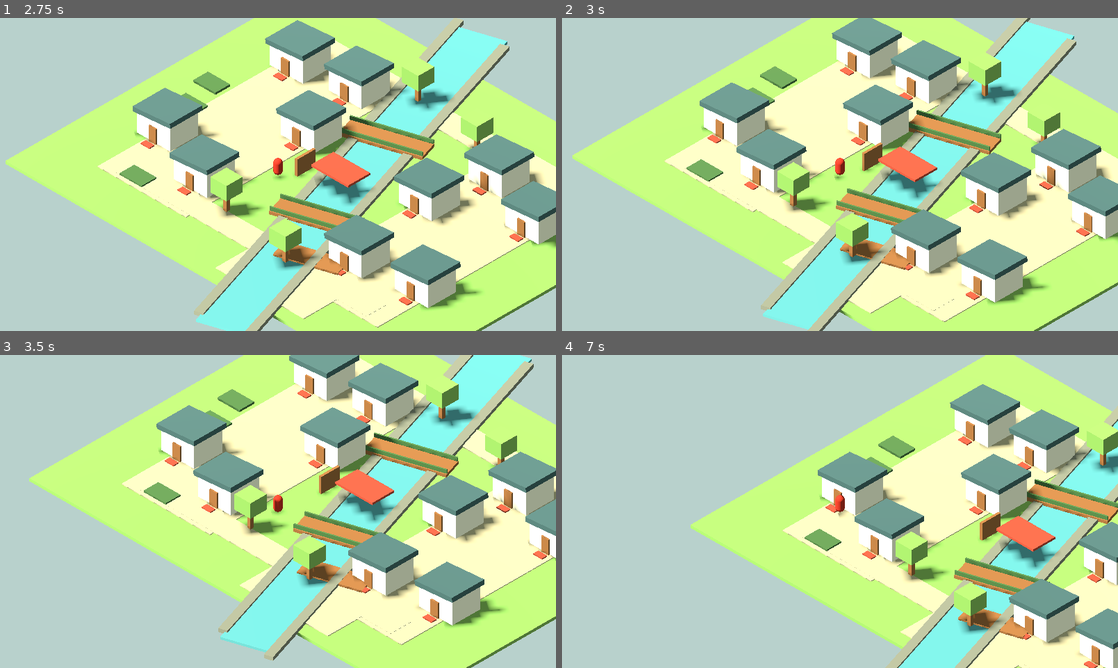
Above: before the commit, frames 1-4 (two rows, left to right).
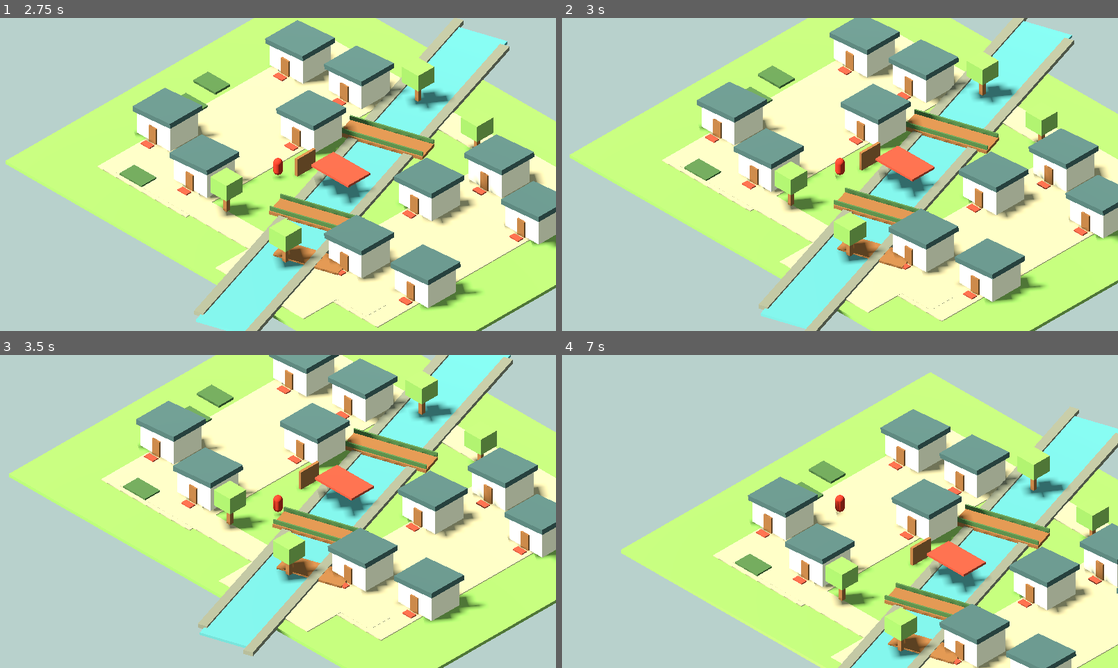
Above: after the commit, the same moments.

Repository: nanzi-dev/tinglan-town
Game: Godot game, scene res://scenes/main.tscn
The game is run twice, just before and just after one commit, with the same random seed, the same clock (stepped at 60 frames per second) and the same inputs.
Inputs (mouse positions are in pixels of both pictures, inside the frame that each line leads up to):
- Up to frame 1 (2.75 s): tap Enter at 0.5 s; move the mouse to (400, 158) at 0.52 s; hold D (move_right) 0.53-1.25 s; tap E (interact) at 0.6 s; click (400, 158) at 0.67 s; drag from (166, 190) to (250, 237) at 1.27 s; move the mouse to (333, 105) at 2.02 s; hold D (move_right) from 2.03 s (still down); hold Shift from 2.03 s (still down)
- Up to frame 2 (3 s): release D (move_right) at 2.75 s; release Shift at 2.75 s; drag from (812, 237) to (673, 127) at 2.77 s
- Up to frame 3 (3.5 s): no input
- Up to frame 4 (7 s): move the mouse to (1006, 558) at 3.52 s; hold A (move_left) 3.53-4.25 s; tap Ctrl at 3.6 s; drag from (673, 464) to (756, 433) at 4.27 s; move the mouse to (867, 511) at 5.02 s; hold S (move_down) 5.03-5.75 s; tap E (interact) at 5.1 s; click (867, 511) at 5.17 s; drag from (756, 433) to (728, 527) at 5.77 s; move the mouse to (962, 495) at 6.52 s; hold W (move_up) from 6.53 s (still down); hold Shift from 6.53 s (still down)

Frame 1 is identical in both runs. In frame 2, 9.4% of the frame differs, in the area x 1-100%, y 0-100%; in frame 3, 40%; in frame 4, 53%, in the area x 10-100%, y 0-100%.

Commit message:
fix: bound navigation slide displacement

Diff:
--- a/scripts/actors/player_controller.gd
+++ b/scripts/actors/player_controller.gd
@@ -3,7 +3,7 @@
 
 @export var move_speed := 6.0
 @export var path_arrival_distance := 0.25
-@export var navigation_tolerance := 0.06
+@export var navigation_tolerance := 0.05
 @export var boundary_probe_distance := 2.0
 
 @onready var _navigation_agent: NavigationAgent3D = $NavigationAgent3D
@@ -116,14 +116,30 @@
 func _move_and_constrain_to_navigation(delta: float) -> void:
 	var requested_velocity := velocity
 	var previous_position := global_position
+	var horizontal_requested_velocity := Vector3(
+		requested_velocity.x,
+		0.0,
+		requested_velocity.z,
+	)
+	var maximum_displacement := horizontal_requested_velocity.length() * delta
 	move_and_slide()
+	var moved_position := global_position
 	var navigation_map := get_world_3d().navigation_map
 	if NavigationServer3D.map_get_iteration_id(navigation_map) == 0:
 		return
 	if _is_on_navigation(navigation_map):
-		return
-
-	var moved_position := global_position
+		var moved_displacement := global_position - previous_position
+		moved_displacement.y = 0.0
+		if _try_navigation_displacement(
+			navigation_map,
+			previous_position,
+			moved_displacement,
+			requested_velocity,
+			maximum_displacement,
+			delta,
+		):
+			return
+
 	var closest_point := NavigationServer3D.map_get_closest_point(
 		navigation_map,
 		moved_position,
@@ -135,14 +151,7 @@
 	)
 	var projected_displacement := projected_position - previous_position
 	projected_displacement.y = 0.0
-	var maximum_displacement := (
-		Vector2(requested_velocity.x, requested_velocity.z).length() * delta
-	)
-	var requested_direction := Vector3(
-		requested_velocity.x,
-		0.0,
-		requested_velocity.z,
-	).normalized()
+	var requested_direction := horizontal_requested_velocity.normalized()
 	var probe_position := (
 		previous_position + requested_direction * boundary_probe_distance
 	)
@@ -161,13 +170,14 @@
 		and projected_displacement.dot(requested_velocity) > 0.0
 		and projected_displacement.dot(boundary_direction) > 0.0
 	):
-		if projected_displacement.length() > maximum_displacement:
-			projected_displacement = (
-				projected_displacement.normalized() * maximum_displacement
-			)
-		global_position = previous_position + projected_displacement
-		if _is_on_navigation(navigation_map):
-			velocity = projected_displacement / delta
+		if _try_navigation_displacement(
+			navigation_map,
+			previous_position,
+			projected_displacement,
+			requested_velocity,
+			maximum_displacement,
+			delta,
+		):
 			return
 
 	global_position = previous_position
@@ -179,54 +189,66 @@
 		velocity = Vector3.ZERO
 		return
 
-	var boundary_path := NavigationServer3D.map_get_path(
+	var slide_displacement := boundary_direction * slide_speed * delta
+	if _try_navigation_displacement(
 		navigation_map,
 		previous_position,
-		probe_closest_point,
-		true,
-	)
-	var slide_position := _position_along_path(
-		boundary_path,
-		slide_speed * delta,
-		previous_position.y,
-	)
-	var slide_displacement := slide_position - previous_position
-	slide_displacement.y = 0.0
-	if (
-		slide_displacement.length()
-		> maximum_displacement + navigation_tolerance
+		slide_displacement,
+		requested_velocity,
+		maximum_displacement,
+		delta,
 	):
-		velocity = Vector3.ZERO
-		return
-	global_position = previous_position + slide_displacement
+		return
+	velocity = Vector3.ZERO
+
+
+func _try_navigation_displacement(
+	navigation_map: RID,
+	previous_position: Vector3,
+	candidate_displacement: Vector3,
+	requested_velocity: Vector3,
+	maximum_displacement: float,
+	delta: float,
+) -> bool:
+	var accepted_displacement := candidate_displacement
+	accepted_displacement.y = 0.0
+	var candidate_position := previous_position + accepted_displacement
+	var closest_point := NavigationServer3D.map_get_closest_point(
+		navigation_map,
+		candidate_position,
+	)
+	var navigation_offset := candidate_position - closest_point
+	navigation_offset.y = 0.0
+	var allowed_navigation_offset := maxf(
+		navigation_tolerance - 0.0001,
+		0.0,
+	)
+	if navigation_offset.length() > allowed_navigation_offset:
+		candidate_position = Vector3(
+			closest_point.x,
+			previous_position.y,
+			closest_point.z,
+		)
+		if not navigation_offset.is_zero_approx():
+			candidate_position += (
+				navigation_offset.normalized() * allowed_navigation_offset
+			)
+		accepted_displacement = candidate_position - previous_position
+		accepted_displacement.y = 0.0
+	if accepted_displacement.length() > maximum_displacement:
+		accepted_displacement = (
+			accepted_displacement.normalized() * maximum_displacement
+		)
+	if accepted_displacement.dot(requested_velocity) < 0.0:
+		global_position = previous_position
+		return false
+
+	global_position = previous_position + accepted_displacement
 	if not _is_on_navigation(navigation_map):
 		global_position = previous_position
-		velocity = Vector3.ZERO
-		return
-	velocity = slide_displacement / delta
-
-
-func _position_along_path(
-	path: PackedVector3Array,
-	distance: float,
-	height: float,
-) -> Vector3:
-	if path.is_empty():
-		return global_position
-	var previous_point := path[0]
-	for index in range(1, path.size()):
-		var next_point := path[index]
-		var segment := next_point - previous_point
-		segment.y = 0.0
-		if segment.length() >= distance:
-			var result := previous_point + segment.normalized() * distance
-			result.y = height
-			return result
-		distance -= segment.length()
-		previous_point = next_point
-	var result := path[-1]
-	result.y = height
-	return result
+		return false
+	velocity = accepted_displacement / delta
+	return true
 
 
 func _is_on_navigation(navigation_map: RID) -> bool:
--- a/scripts/presentation/town_builder.gd
+++ b/scripts/presentation/town_builder.gd
@@ -13,6 +13,7 @@
 const RIVER_ROTATION_DEGREES := 18.0
 const NAVIGATION_RIVER_HALF_WIDTH := 3.75
 const NAVIGATION_CELL_SIZE := 0.5
+const NAVIGATION_MERGE_RASTERIZER_CELL_SCALE := 0.01
 const NAVIGATION_MIN := Vector2(-24.0, -18.0)
 const NAVIGATION_MAX := Vector2(24.0, 18.0)
 const NAVIGATION_BUILDING_MARGIN := 0.45
@@ -145,13 +146,7 @@
 				south_east,
 				south_west,
 			]
-			if _navigation_cell_is_allowed(corners):
-				_add_navigation_quad(
-					north_west,
-					north_east,
-					south_east,
-					south_west,
-				)
+			_add_navigation_cell(corners)
 
 	var navigation_mesh := NavigationMesh.new()
 	navigation_mesh.agent_height = 1.8
@@ -159,20 +154,18 @@
 	navigation_mesh.vertices = _navigation_vertices
 	for polygon in _navigation_polygons:
 		navigation_mesh.add_polygon(polygon)
+	var navigation_map := get_world_3d().navigation_map
+	NavigationServer3D.map_set_merge_rasterizer_cell_scale(
+		navigation_map,
+		NAVIGATION_MERGE_RASTERIZER_CELL_SCALE,
+	)
 	_navigation_region.navigation_mesh = navigation_mesh
-	NavigationServer3D.map_force_update(get_world_3d().navigation_map)
-
-
-func _navigation_cell_is_allowed(corners: Array[Vector2]) -> bool:
+	NavigationServer3D.map_force_update(navigation_map)
+
+
+func _add_navigation_cell(corners: Array[Vector2]) -> void:
 	if _cell_overlaps_building(corners):
-		return false
-	var touches_river := false
-	for corner in corners:
-		if absf(_to_river_local(corner).x) < NAVIGATION_RIVER_HALF_WIDTH:
-			touches_river = true
-			break
-	if not touches_river:
-		return true
+		return
 	for bridge_id in BRIDGE_IDS:
 		var all_corners_on_bridge := true
 		for corner in corners:
@@ -180,8 +173,85 @@
 				all_corners_on_bridge = false
 				break
 		if all_corners_on_bridge:
-			return true
-	return false
+			_add_navigation_quad(
+				corners[0],
+				corners[1],
+				corners[2],
+				corners[3],
+			)
+			return
+
+	var all_corners_west := true
+	var all_corners_east := true
+	for corner in corners:
+		var river_x := _to_river_local(corner).x
+		all_corners_west = (
+			all_corners_west
+			and river_x <= -NAVIGATION_RIVER_HALF_WIDTH
+		)
+		all_corners_east = (
+			all_corners_east
+			and river_x >= NAVIGATION_RIVER_HALF_WIDTH
+		)
+	if all_corners_west or all_corners_east:
+		_add_navigation_quad(
+			corners[0],
+			corners[1],
+			corners[2],
+			corners[3],
+		)
+		return
+
+	_add_navigation_polygon(_clip_to_river_bank(
+		corners,
+		-NAVIGATION_RIVER_HALF_WIDTH,
+		true,
+	))
+	_add_navigation_polygon(_clip_to_river_bank(
+		corners,
+		NAVIGATION_RIVER_HALF_WIDTH,
+		false,
+	))
+
+
+func _clip_to_river_bank(
+	polygon: Array[Vector2],
+	river_x: float,
+	keep_less: bool,
+) -> Array[Vector2]:
+	var result: Array[Vector2] = []
+	var previous := polygon[-1]
+	var previous_x := _to_river_local(previous).x
+	var previous_inside := (
+		previous_x <= river_x if keep_less else previous_x >= river_x
+	)
+	for current in polygon:
+		var current_x := _to_river_local(current).x
+		var current_inside := (
+			current_x <= river_x if keep_less else current_x >= river_x
+		)
+		if current_inside != previous_inside:
+			var weight := (river_x - previous_x) / (current_x - previous_x)
+			_append_unique_navigation_point(
+				result,
+				previous.lerp(current, weight),
+			)
+		if current_inside:
+			_append_unique_navigation_point(result, current)
+		previous = current
+		previous_x = current_x
+		previous_inside = current_inside
+	if result.size() > 1 and result[0].is_equal_approx(result[-1]):
+		result.pop_back()
+	return result
+
+
+func _append_unique_navigation_point(
+	points: Array[Vector2],
+	point: Vector2,
+) -> void:
+	if points.is_empty() or not points[-1].is_equal_approx(point):
+		points.append(point)
 
 
 func _cell_overlaps_building(corners: Array[Vector2]) -> bool:
@@ -247,6 +317,15 @@
 		south_east_index,
 		south_west_index,
 	]))
+
+
+func _add_navigation_polygon(points: Array[Vector2]) -> void:
+	if points.size() < 3:
+		return
+	var polygon := PackedInt32Array()
+	for point in points:
+		polygon.append(_navigation_vertex(point.x, point.y))
+	_navigation_polygons.append(polygon)
 
 
 func _river_center_x(z_position: float) -> float:
--- a/tests/integration/test_player_navigation.gd
+++ b/tests/integration/test_player_navigation.gd
@@ -208,12 +208,35 @@
 	assert_true(_town.is_point_navigable(start))
 
 	var samples: Array[Vector3] = []
+	var previous_sample := start
+	var requested_direction := Vector3(1.0, 0.0, -1.0).normalized()
+	var physics_delta := 1.0 / Engine.physics_ticks_per_second
+	var maximum_step: float = _player.move_speed * physics_delta
+	var step_tolerance := 0.001
 	Input.action_press("move_right")
 	Input.action_press("move_up")
 	for frame in range(32):
-		await wait_physics_frames(1)
+		await get_tree().physics_frame
 		var sample := _player.global_position
 		samples.append(sample)
+		var horizontal_step := sample - previous_sample
+		horizontal_step.y = 0.0
+		assert_lte(
+			horizontal_step.length(),
+			maximum_step + step_tolerance,
+			(
+				"Physics frame %d moved %.6f, above the %.6f input budget."
+				% [frame, horizontal_step.length(), maximum_step]
+			),
+		)
+		assert_gte(
+			horizontal_step.dot(requested_direction),
+			-step_tolerance,
+			(
+				"Physics frame %d moved against input by %.6f."
+				% [frame, horizontal_step.dot(requested_direction)]
+			),
+		)
 		assert_true(
 			_town.is_point_navigable(sample),
 			"Player left navigation on physics frame %d." % frame,
@@ -224,6 +247,7 @@
 			river.size.x * 0.5,
 			"Player entered the visible river on physics frame %d." % frame,
 		)
+		previous_sample = sample
 	Input.action_release("move_right")
 	Input.action_release("move_up")
 	assert_gt(
@@ -237,18 +261,34 @@
 	var boundary_progress := (
 		samples[-1] - samples[11]
 	).dot(expected_tangent)
+	var tangent_speed: float = (
+		requested_direction.dot(expected_tangent) * _player.move_speed
+	)
+	var boundary_interval_count := samples.size() - 1 - 11
+	var expected_boundary_progress: float = (
+		tangent_speed * physics_delta * boundary_interval_count
+	)
 	assert_gt(
 		boundary_progress,
-		1.0,
+		expected_boundary_progress * 0.95,
 		"Movement must keep its legal tangent after reaching the riverbank.",
+	)
+	assert_lte(
+		boundary_progress,
+		expected_boundary_progress + step_tolerance,
+		"Riverbank sliding must not boost the legal tangent speed.",
 	)
 
 	var tail_progress := (
 		samples[-1] - samples[-9]
 	).dot(expected_tangent)
+	var tail_interval_count := 8
+	var expected_tail_progress: float = (
+		tangent_speed * physics_delta * tail_interval_count
+	)
 	assert_gt(
 		tail_progress,
-		0.25,
+		expected_tail_progress * 0.95,
 		"Movement must not freeze after settling on the riverbank.",
 	)
 
@@ -295,5 +335,6 @@
 
 func _hold_action_for_frames(action: String, frames: int) -> void:
 	Input.action_press(action)
-	await wait_physics_frames(frames)
+	for frame in range(frames):
+		await get_tree().physics_frame
 	Input.action_release(action)
